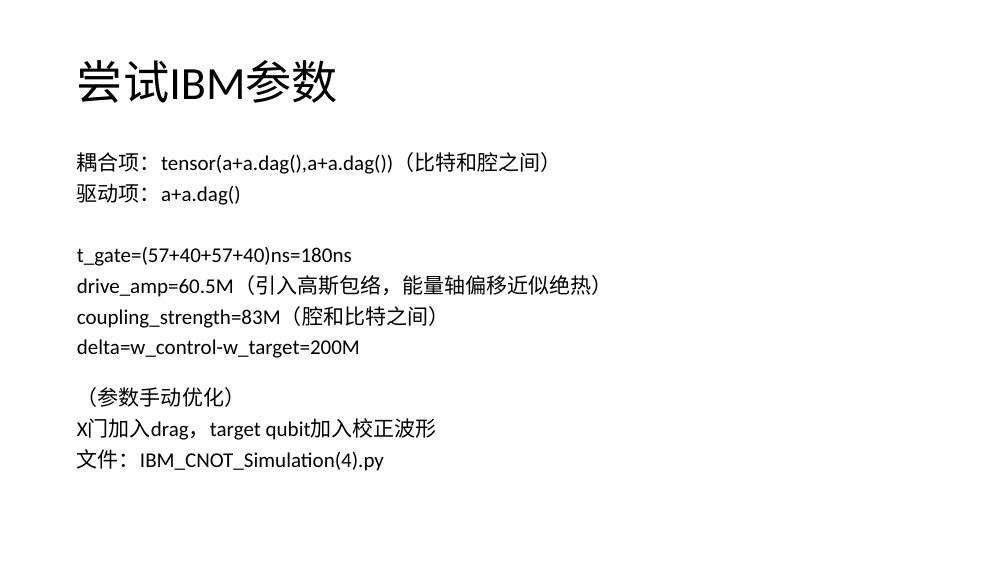
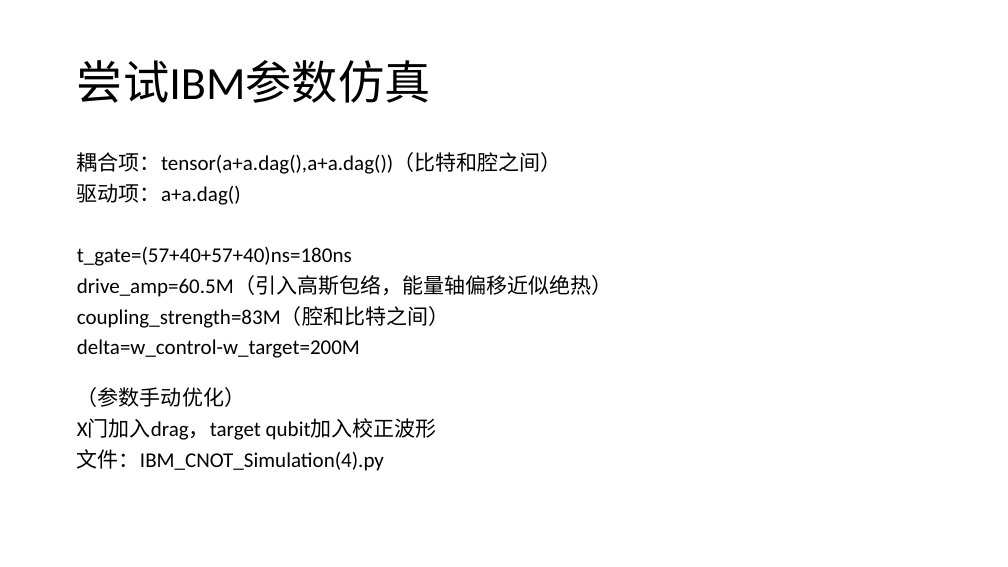
Before and after one commit to liyaochong/Quantum-Circuit, a slide deck: slide 15 of 程序/程序/programme/two qubit gate/CZgate/IBM/ppt/IBM_CNOT仿真分析.pptx (slide 13 before the commit). Drawn at 1008x567 pixels with LibreOffice and Linux fonts; fonts in the diff are those of the drawing. Boxes give left, top, right and bottom in pixels: in the first picture for what was removed or moved away, otherwise in the second. Text is boxed around its words. In the diff, an @@ line names an element or a change of style, - is before the commit and + after.

```diff
--- a/程序/程序/programme/two qubit gate/CZgate/IBM/ppt/IBM_CNOT仿真分析.pptx
+++ b/程序/程序/programme/two qubit gate/CZgate/IBM/ppt/IBM_CNOT仿真分析.pptx
@@ title at (77,60,431,103): text changed @@
-尝试IBM参数
+尝试IBM参数仿真
```
Also in this commit, not shown: 6 other slides changed, 10 slides added, 3 slides removed, 13 other files.
